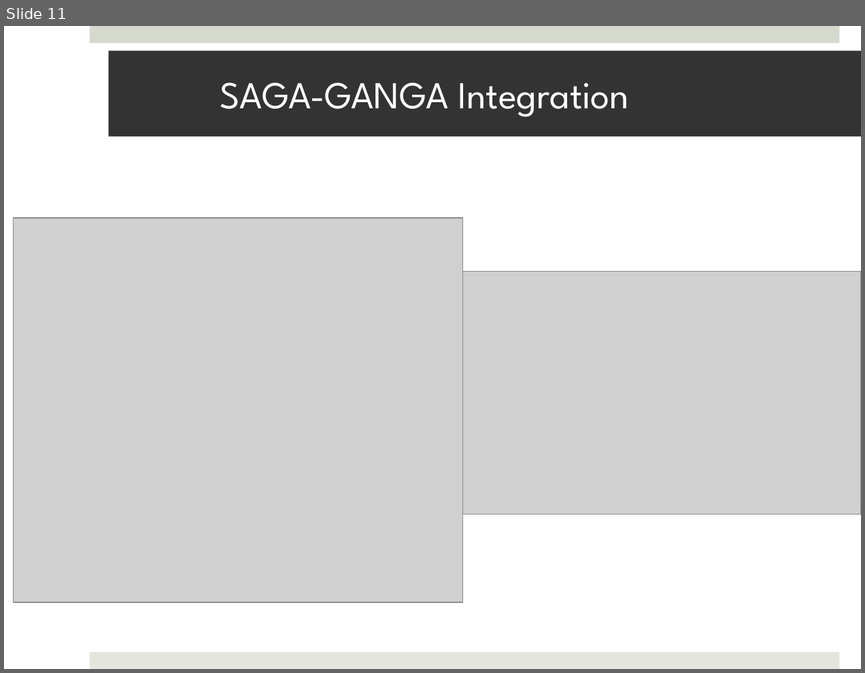
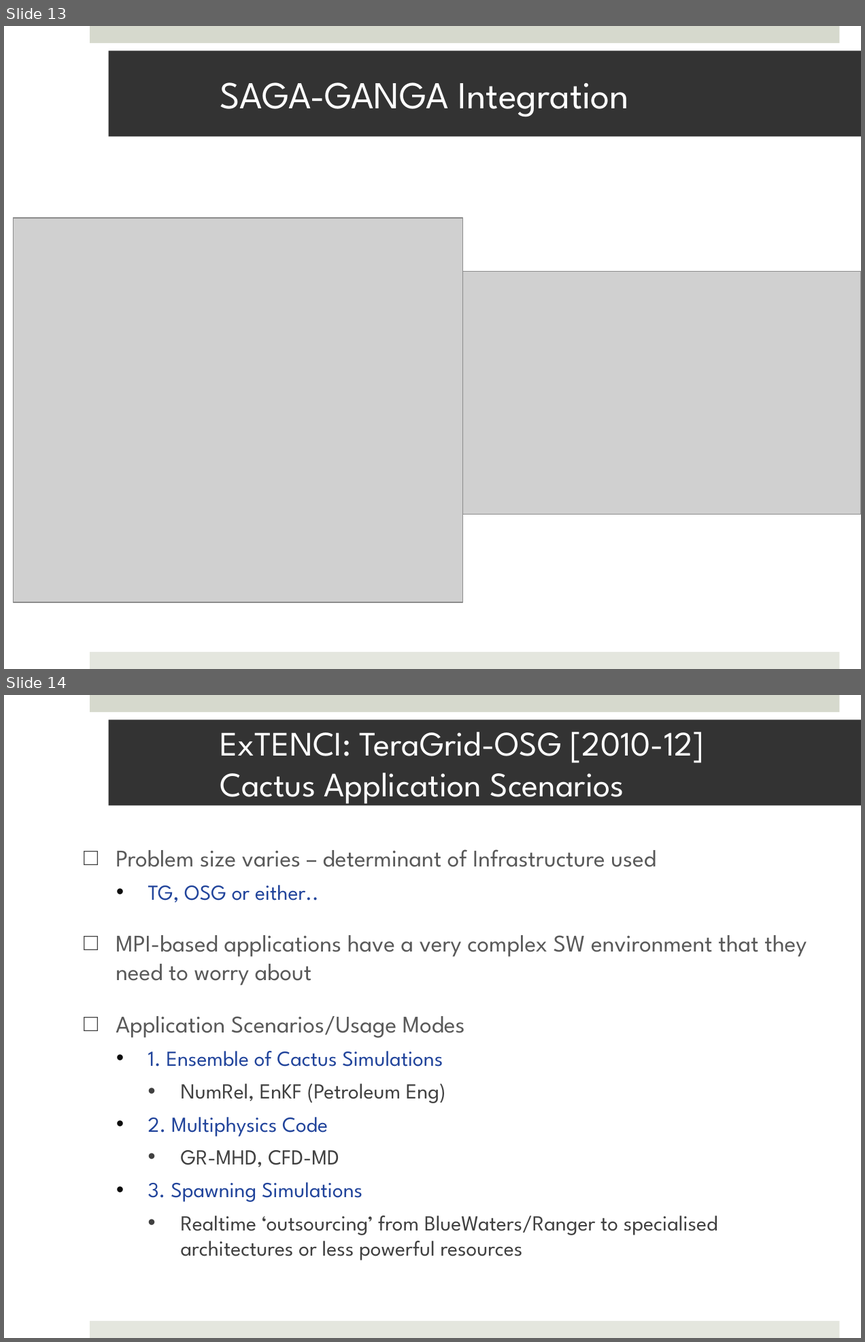
Before and after one commit to saga-project/saga-cpp-legacy-projects, a slide deck: tutorial/general_tutorial/SAGA-Intro-Conclusion.pptx. Shown one above the other, each under a label of ours: slide 11 before the commit, slides 13 and 14 after it. The pictures are 865x673 and 865x1342 pixels, drawn with LibreOffice and Linux fonts; fonts in the diff are those of the drawing; grey boxes stand for pictures; background and template pictures are left out. Boxes give left, top, right and bottom in pixels: in the first picture for what was removed or moved away, otherwise in the second. Text is boxed around its words. In the diff, an @@ line names an element or a change of style, - is before the commit and + after.

Commit message:
update -  work in progress..

```diff
--- a/tutorial/general_tutorial/SAGA-Intro-Conclusion.pptx
+++ b/tutorial/general_tutorial/SAGA-Intro-Conclusion.pptx
@@ slide 14 added at (x1=4, y1=695, x2=861, y2=1338), background #FFFFFF; not listed: 2 template elements that a slide beside it also shows @@
@@ title added at (x1=109, y1=720, x2=861, y2=806), fill #333333, 28.8 pt, text #FFFFFF @@
+ExTENCI: TeraGrid-OSG [2010-12]
+Cactus Application Scenarios
@@ text added at (x1=116, y1=849, x2=806, y2=1260), 18 pt, text #595959 @@
+□ Problem size varies – determinant of Infrastructure used
+  • TG, OSG or either..
+□ MPI-based applications have a very complex SW environment that they need to worry about
+□ Application Scenarios/Usage Modes
+  • 1. Ensemble of Cactus Simulations
+    • NumRel, EnKF (Petroleum Eng)
+  • 2. Multiphysics Code
+    • GR-MHD, CFD-MD
+  • 3. Spawning Simulations
+    • Realtime ‘outsourcing’ from BlueWaters/Ranger to specialised architectures or less powerful resources
@@ what was slide 11 is now slide 13 @@
```
Also in this commit, not shown: 4 other slides added, 1 slide removed.
